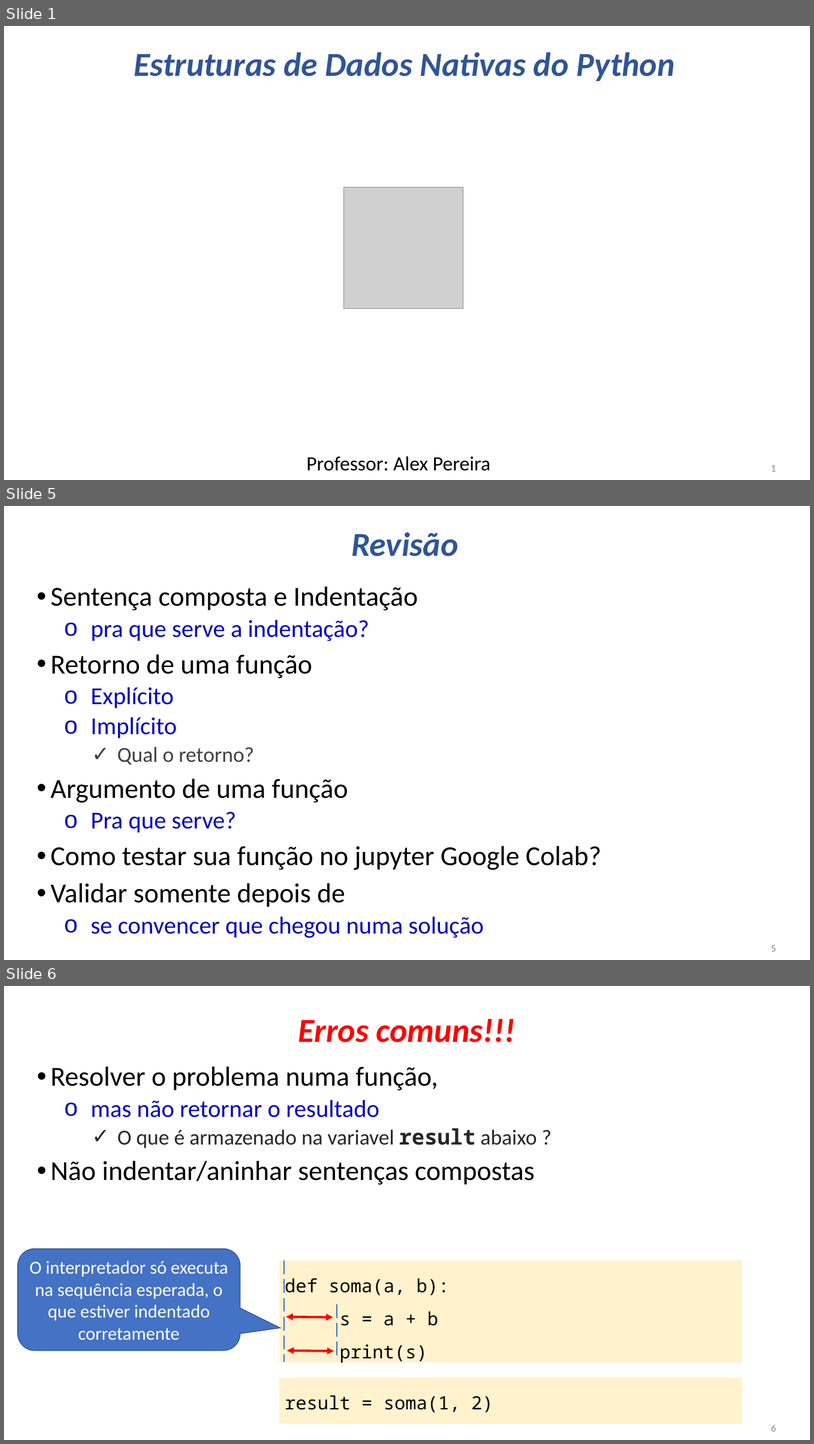
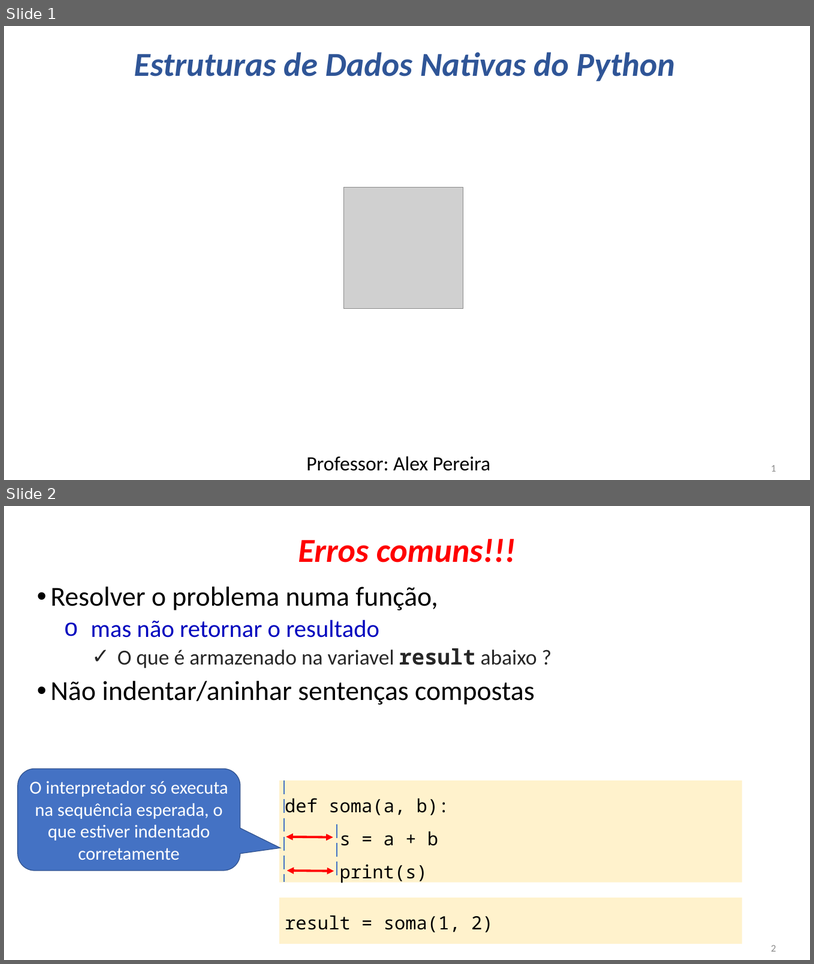
Before and after one commit to fabriciosantana/mcdia-python, a slide deck: Aulas/Aula3/Aula03_Python_Parte2.pptx. Shown one above the other, each under a label of ours: slides 1, 5 and 6 before the commit, slides 1 and 2 after it; the slides between them are not shown. The pictures are 814x1444 and 814x964 pixels, drawn with LibreOffice and Linux fonts; fonts in the diff are those of the drawing; grey boxes stand for pictures. Boxes give left, top, right and bottom in pixels: in the first picture for what was removed or moved away, otherwise in the second. Text is boxed around its words. In the diff, an @@ line names an element or a change of style, - is before the commit and + after.

```diff
--- a/Aulas/Aula3/Aula03_Python_Parte2.pptx
+++ b/Aulas/Aula3/Aula03_Python_Parte2.pptx
@@ slide 5 removed at <box>4,506,810,960</box>, background #FFFFFF @@
@@ text removed at <box>351,532,459,556</box> @@
-Revisão
@@ text removed at <box>51,586,602,937</box> @@
-• Sentença composta e Indentação
-  o pra que serve a indentação?
-• Retorno de uma função
-  o Explícito
-  o Implícito
-    ✓ Qual o retorno?
-• Argumento de uma função
-  o Pra que serve?
-• Como testar sua função no jupyter Google Colab?
-• Validar somente depois de
-  o se convencer que chegou numa solução
@@ page number removed at <box>771,945,777,951</box> @@
-5
@@ what was slide 6 is now slide 2 @@
@@ page number at <box>771,945,777,951</box>: text changed @@
-6
+2
```
Also in this commit, not shown: 3 other slides removed.
